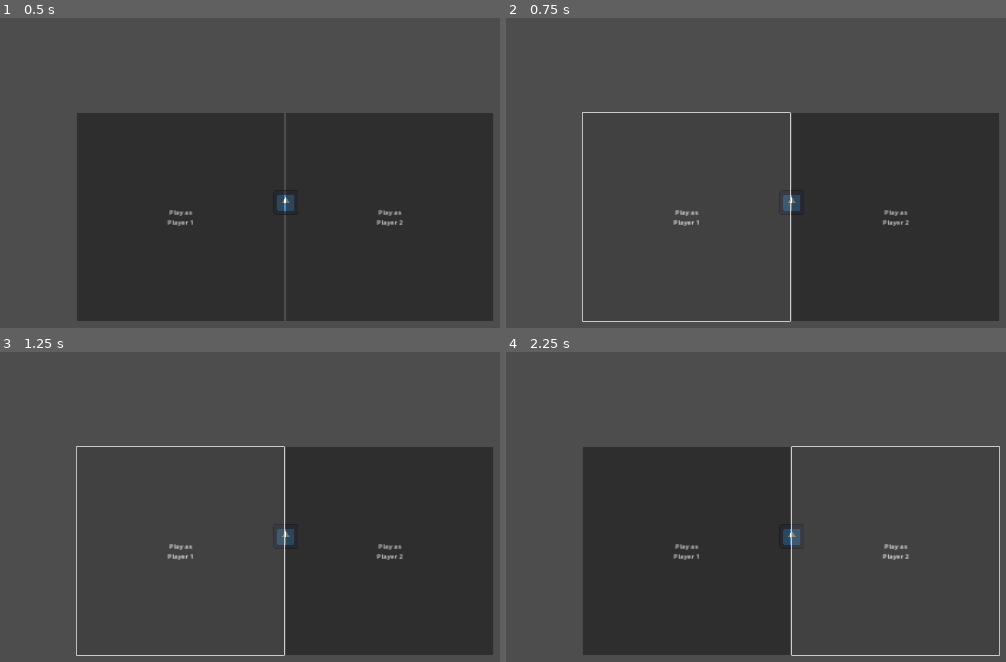
Above: before the commit, frames 1-4 (two rows, left to right).
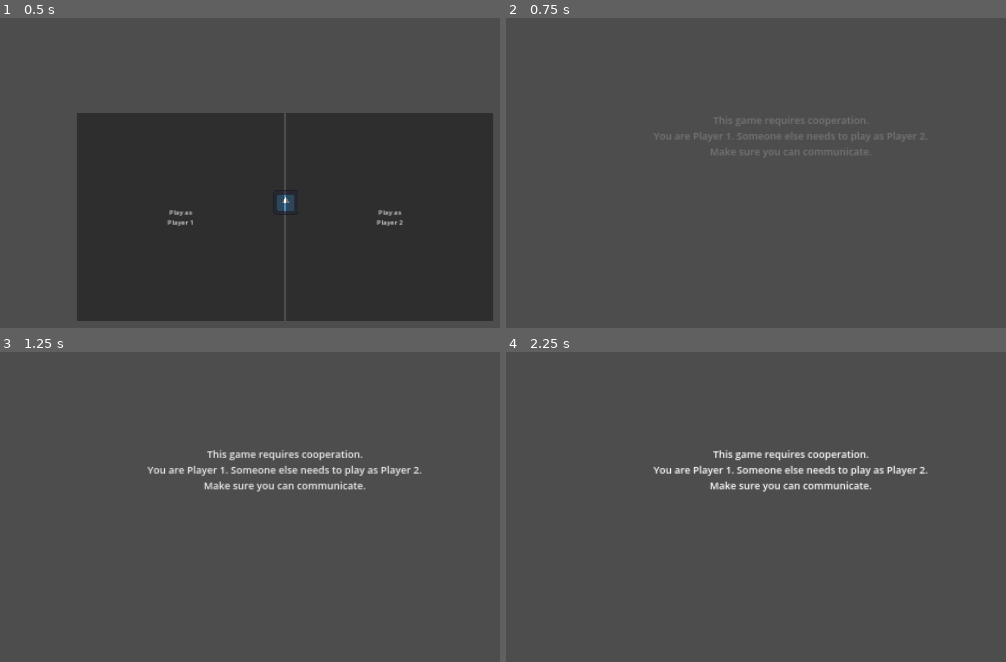
Above: after the commit, the same moments.

Repository: LeonMatthes/ggj25-info-bubble-platformer
Game: Godot game, scene res://levels/Leon.tscn
Same seed, same stepped clock (60 frames per second), same inputs: the game is played once before the commit and once after it. This scene is started directly instead of the project's main scene. The engine's default icon, where the game draws it, is replaced by a stand-in: a white triangle on a blue panel in a dark square.
Inputs (mouse positions are in pixels of both pictures, inside the frame that each line leads up to):
- Up to frame 1 (0.5 s): no input
- Up to frame 2 (0.75 s): click "Play as Player 1" at 0.5 s
- Up to frame 3 (1.25 s): no input
- Up to frame 4 (2.25 s): click (686, 550) at 1.25 s, where only the run before the commit has a clickable "Play as Player 1"; click (896, 550) at 2 s, where only the run before the commit has a clickable "Play as Player 2"

Frame 1 is identical in both runs. In frame 2, 29% of the frame differs, in the area x 15-99%, y 30-99%; in frame 3, 29%; in frame 4, 29%.

Commit message:
Player Select Menu

Diff:
--- /dev/null
+++ b/Menus/PlayerInstructions.tscn
@@ -0,0 +1,176 @@
+[gd_scene load_steps=6 format=3 uid="uid://bfgm2jakx171k"]
+
+[ext_resource type="Script" path="res://scripts/hello_label.gd" id="1_s8x70"]
+[ext_resource type="Script" path="res://scripts/coop_check.gd" id="2_hqu70"]
+
+[sub_resource type="Animation" id="Animation_j0ia7"]
+resource_name = "startup"
+length = 10.0
+step = 0.0333
+tracks/0/type = "value"
+tracks/0/imported = false
+tracks/0/enabled = true
+tracks/0/path = NodePath("Label:theme_override_colors/font_color")
+tracks/0/interp = 1
+tracks/0/loop_wrap = true
+tracks/0/keys = {
+"times": PackedFloat32Array(0, 0.7326),
+"transitions": PackedFloat32Array(1, 1),
+"update": 0,
+"values": [Color(1, 1, 1, 0), Color(1, 1, 1, 1)]
+}
+tracks/1/type = "value"
+tracks/1/imported = false
+tracks/1/enabled = true
+tracks/1/path = NodePath("Label2:theme_override_colors/font_color")
+tracks/1/interp = 1
+tracks/1/loop_wrap = true
+tracks/1/keys = {
+"times": PackedFloat32Array(5.7342, 6.6),
+"transitions": PackedFloat32Array(1, 1),
+"update": 0,
+"values": [Color(1, 1, 1, 0), Color(1, 1, 1, 1)]
+}
+tracks/2/type = "value"
+tracks/2/imported = false
+tracks/2/enabled = true
+tracks/2/path = NodePath("Label3:theme_override_colors/font_color")
+tracks/2/interp = 1
+tracks/2/loop_wrap = true
+tracks/2/keys = {
+"times": PackedFloat32Array(8.50097, 9.46667),
+"transitions": PackedFloat32Array(1, 1),
+"update": 0,
+"values": [Color(1, 1, 1, 0), Color(1, 1, 1, 1)]
+}
+tracks/3/type = "value"
+tracks/3/imported = false
+tracks/3/enabled = true
+tracks/3/path = NodePath("../HBoxContainer2:modulate")
+tracks/3/interp = 1
+tracks/3/loop_wrap = true
+tracks/3/keys = {
+"times": PackedFloat32Array(3.1302, 3.8961),
+"transitions": PackedFloat32Array(1, 1),
+"update": 0,
+"values": [Color(1, 1, 1, 0), Color(1, 1, 1, 1)]
+}
+
+[sub_resource type="Animation" id="Animation_avdfs"]
+length = 0.001
+tracks/0/type = "value"
+tracks/0/imported = false
+tracks/0/enabled = true
+tracks/0/path = NodePath("Label:theme_override_colors/font_color")
+tracks/0/interp = 1
+tracks/0/loop_wrap = true
+tracks/0/keys = {
+"times": PackedFloat32Array(0),
+"transitions": PackedFloat32Array(1),
+"update": 0,
+"values": [Color(1, 1, 1, 0)]
+}
+tracks/1/type = "value"
+tracks/1/imported = false
+tracks/1/enabled = true
+tracks/1/path = NodePath("Label2:theme_override_colors/font_color")
+tracks/1/interp = 1
+tracks/1/loop_wrap = true
+tracks/1/keys = {
+"times": PackedFloat32Array(0),
+"transitions": PackedFloat32Array(1),
+"update": 0,
+"values": [Color(1, 1, 1, 0)]
+}
+tracks/2/type = "value"
+tracks/2/imported = false
+tracks/2/enabled = true
+tracks/2/path = NodePath("Label3:theme_override_colors/font_color")
+tracks/2/interp = 1
+tracks/2/loop_wrap = true
+tracks/2/keys = {
+"times": PackedFloat32Array(0),
+"transitions": PackedFloat32Array(1),
+"update": 0,
+"values": [Color(1, 1, 1, 0)]
+}
+tracks/3/type = "value"
+tracks/3/imported = false
+tracks/3/enabled = true
+tracks/3/path = NodePath("../HBoxContainer2:modulate")
+tracks/3/interp = 1
+tracks/3/loop_wrap = true
+tracks/3/keys = {
+"times": PackedFloat32Array(0),
+"transitions": PackedFloat32Array(1),
+"update": 0,
+"values": [Color(1, 1, 1, 0)]
+}
+
+[sub_resource type="AnimationLibrary" id="AnimationLibrary_s802q"]
+_data = {
+"RESET": SubResource("Animation_avdfs"),
+"startup": SubResource("Animation_j0ia7")
+}
+
+[node name="PlayerSelect" type="Node2D"]
+
+[node name="Camera2D" type="Camera2D" parent="."]
+
+[node name="HBoxContainer" type="VBoxContainer" parent="."]
+offset_left = -500.0
+offset_top = -250.0
+offset_right = 500.0
+offset_bottom = 250.0
+
+[node name="Label" type="Label" parent="HBoxContainer"]
+layout_mode = 2
+theme_override_colors/font_color = Color(1, 1, 1, 0)
+theme_override_font_sizes/font_size = 24
+text = "This game requires cooperation.
+You are [self]. Someone else needs to play as [other].
+Make sure you can communicate."
+horizontal_alignment = 1
+vertical_alignment = 1
+script = ExtResource("1_s8x70")
+
+[node name="Label2" type="Label" parent="HBoxContainer"]
+layout_mode = 2
+theme_override_colors/font_color = Color(1, 1, 1, 0)
+theme_override_font_sizes/font_size = 32
+text = "Make sure you cannot see [other]s screen!"
+horizontal_alignment = 1
+vertical_alignment = 1
+script = ExtResource("1_s8x70")
+
+[node name="Label3" type="Label" parent="HBoxContainer"]
+layout_mode = 2
+theme_override_colors/font_color = Color(1, 1, 1, 0)
+theme_override_font_sizes/font_size = 24
+text = "Tell Player 2 to press \"C\" to continue."
+horizontal_alignment = 1
+vertical_alignment = 1
+script = ExtResource("2_hqu70")
+
+[node name="AnimationPlayer" type="AnimationPlayer" parent="HBoxContainer"]
+libraries = {
+"": SubResource("AnimationLibrary_s802q")
+}
+autoplay = "startup"
+
+[node name="HBoxContainer2" type="VBoxContainer" parent="."]
+modulate = Color(1, 1, 1, 0)
+offset_left = -878.0
+offset_top = -476.0
+offset_right = -565.0
+offset_bottom = -418.0
+
+[node name="Label" type="Label" parent="HBoxContainer2"]
+layout_mode = 2
+text = "If you picked the wrong player:"
+
+[node name="Button" type="Button" parent="HBoxContainer2"]
+layout_mode = 2
+text = "Go back"
+
+[connection signal="pressed" from="HBoxContainer2/Button" to="HBoxContainer/Label3" method="_go_back_pressed"]
--- /dev/null
+++ b/scripts/coop_check.gd
@@ -0,0 +1,19 @@
+extends Label
+
+# Called when the node enters the scene tree for the first time.
+func _ready() -> void:
+	if !Globals.is_player_1:
+		self.text = "Wait for instructions from Player 1!"
+
+static var player_1_level = preload("res://levels/Leon.tscn")
+static var player_2_level = preload("res://levels/Rob.tscn")
+
+# Called every frame. 'delta' is the elapsed time since the previous frame.
+func _process(delta: float) -> void:
+	if !Globals.is_player_1 && Input.is_key_pressed(Key.KEY_C):
+		get_tree().change_scene_to_packed(player_1_level)
+	if Globals.is_player_1 && Input.is_key_pressed(Key.KEY_G):
+		get_tree().change_scene_to_packed(player_2_level)
+
+func _go_back_pressed() -> void:
+	get_tree().change_scene_to_packed(load("res://Menus/PlayerSelect.tscn"))
--- a/scripts/globals.gd
+++ b/scripts/globals.gd
@@ -1,3 +1,6 @@
 extends Node
 
 var is_player_1 := true
+
+func load_level(level: PackedScene):
+	get_tree().change_scene_to_packed(level)
--- /dev/null
+++ b/scripts/hello_label.gd
@@ -0,0 +1,9 @@
+extends Label
+
+
+# Called when the node enters the scene tree for the first time.
+func _ready() -> void:
+	if Globals.is_player_1:
+		self.text = self.text.replace("[self]", "Player 1").replace("[other]", "Player 2")
+	else:
+		self.text = self.text.replace("[self]", "Player 2").replace("[other]", "Player 1")
--- a/scripts/player_select.gd
+++ b/scripts/player_select.gd
@@ -1,9 +1,11 @@
 extends Node2D
 
-
+var next_level := preload("res://Menus/PlayerInstructions.tscn")
 
 func _on_player_1_selected() -> void:
 	Globals.is_player_1 = true
+	get_tree().change_scene_to_packed(next_level)
 
 func _on_player_2_selected() -> void:
 	Globals.is_player_1 = false
+	get_tree().change_scene_to_packed(next_level)
